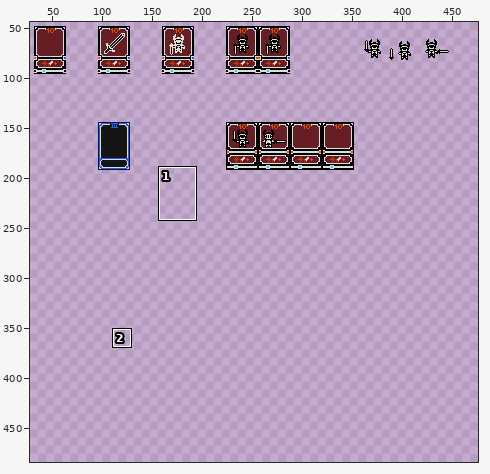
Pixel-art file -- DeathBros/Assets/Sprites/Aseprite/tarot concepts.aseprite. The first picture is a wide view before the edit; the outline marks the close-up.
Close-up. Old version:
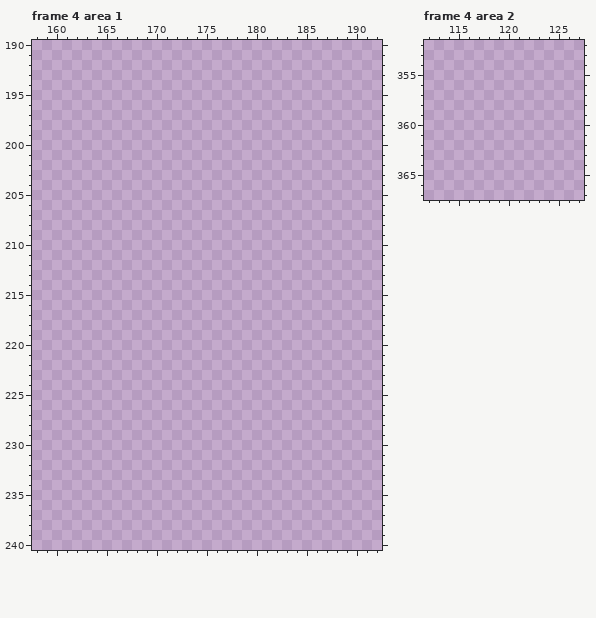
512x512 pixels, 4 frames. Shown: frame 4 area 1: x 158..192, y 190..240; frame 4 area 2: x 112..127, y 352..367. The wide view leaves out empty margins. The commit also changed other frames or places, which this record leaves out.
After the commit:
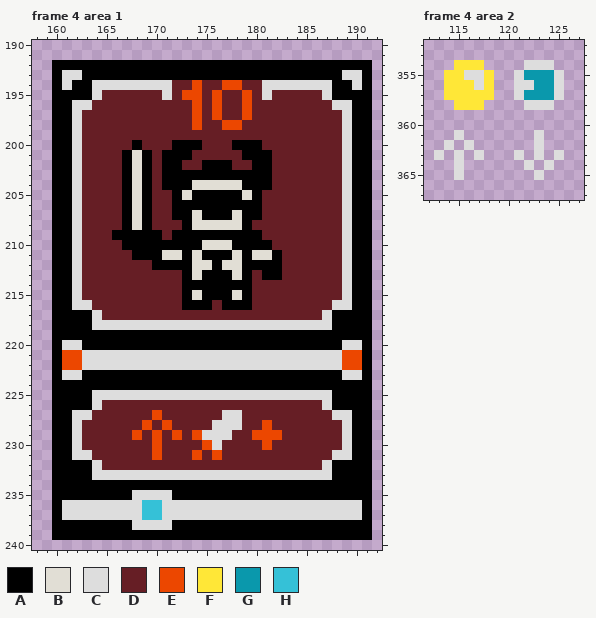
Palette (. is transparent): A #000000  B #e1ded5  C #dddddd  D #661e25  E #ec4700  F #ffe737  G #0a98ac  H #35c1d7
The edit:
--- frame 4 area 1
@@ x 158..192 @@
 191 ...................................
-192 ...................................
-193 ...................................
-194 ...................................
-195 ...................................
-196 ...................................
-197 ...................................
-198 ...................................
-199 ...................................
-200 ...................................
-201 ...................................
-202 ...................................
-203 ...................................
-204 ...................................
-205 ...................................
-206 ...................................
-207 ...................................
-208 ...................................
-209 ...................................
-210 ...................................
-211 ...................................
-212 ...................................
-213 ...................................
-214 ...................................
-215 ...................................
-216 ...................................
-217 ...................................
-218 ...................................
-219 ...................................
-220 ...................................
-221 ...................................
-222 ...................................
-223 ...................................
-224 ...................................
-225 ...................................
-226 ...................................
-227 ...................................
-228 ...................................
-229 ...................................
-230 ...................................
-231 ...................................
-232 ...................................
-233 ...................................
-234 ...................................
-235 ...................................
-236 ...................................
-237 ...................................
-238 ...................................
-239 ...................................
+192 ..AAAAAAAAAAAAAAAAAAAAAAAAAAAAAAAA.
+193 ..ACCAAAAAAAAAAAAAAAAAAAAAAAAAACCA.
+194 ..ACAACCCCCCCCDDEDDEEDDCCCCCCCAACA.
+195 ..AAAACDDDDDDCDEEDEDDEDCDDDDDCAAAA.
+196 ..AACCDDDDDDDDDDEDEDDEDDDDDDDDCCAA.
+197 ..AACDDDDDDDDDDDEDEDDEDDDDDDDDDCAA.
+198 ..AACDDDDDDDDDDDEDDEEDDDDDDDDDDCAA.
+199 ..AACDDDDDDDDDDDDDDDDDDDDDDDDDDCAA.
+200 ..AACDDDDDADDDAAADDDAAADDDDDDDDCAA.
+201 ..AACDDDDABADAAADDDDDAAADDDDDDDCAA.
+202 ..AACDDDDABADAADDAAADDAADDDDDDDCAA.
+203 ..AACDDDDABADAAAAAAAAAAADDDDDDDCAA.
+204 ..AACDDDDABADAAABBBBBAAADDDDDDDCAA.
+205 ..AACDDDDABADDABAAAAABADDDDDDDDCAA.
+206 ..AACDDDDABADDAAAAAAAAADDDDDDDDCAA.
+207 ..AACDDDDABADDAABAAABAADDDDDDDDCAA.
+208 ..AACDDDDABADDDABBBBBADDDDDDDDDCAA.
+209 ..AACDDDAAAAADAAAAAAAAADDDDDDDDCAA.
+210 ..AACDDDDAAAAAAAABBBAAAADDDDDDDCAA.
+211 ..AACDDDDDAAABBABAAABABBADDDDDDCAA.
+212 ..AACDDDDDDDAAAABBABBAAAADDDDDDCAA.
+213 ..AACDDDDDDDDDDABAAABADAADDDDDDCAA.
+214 ..AACDDDDDDDDDDAAAAAAADDDDDDDDDCAA.
+215 ..AACDDDDDDDDDDABAAABADDDDDDDDDCAA.
+216 ..AACCDDDDDDDDDAAADAAADDDDDDDDCCAA.
+217 ..AAAACDDDDDDDDDDDDDDDDDDDDDDCAAAA.
+218 ..AAAACCCCCCCCCCCCCCCCCCCCCCCCAAAA.
+219 ..AAAAAAAAAAAAAAAAAAAAAAAAAAAAAAAA.
+220 ..ACCAAAAAAAAAAAAAAAAAAAAAAAAAACCA.
+221 ..AEECCCCCCCCCCCCCCCCCCCCCCCCCCEEA.
+222 ..AEECCCCCCCCCCCCCCCCCCCCCCCCCCEEA.
+223 ..ACCAAAAAAAAAAAAAAAAAAAAAAAAAACCA.
+224 ..AAAAAAAAAAAAAAAAAAAAAAAAAAAAAAAA.
+225 ..AAAACCCCCCCCCCCCCCCCCCCCCCCCAAAA.
+226 ..AAAACDDDDDDDDDDDDDDDDDDDDDDCAAAA.
+227 ..AACCDDDDDDEDDDDDDCCDDDDDDDDDCCAA.
+228 ..AACDDDDDDEDEDDDDCCCDDEDDDDDDDCAA.
+229 ..AACDDDDDEDEDEDECCCDDEEEDDDDDDCAA.
+230 ..AACDDDDDDDEDDDDECDDDDEDDDDDDDCAA.
+231 ..AACCDDDDDDEDDDEDEDDDDDDDDDDDCCAA.
+232 ..AAAACDDDDDDDDDDDDDDDDDDDDDDCAAAA.
+233 ..AAAACCCCCCCCCCCCCCCCCCCCCCCCAAAA.
+234 ..AAAAAAAAAAAAAAAAAAAAAAAAAAAAAAAA.
+235 ..AAAAAAAACCCCAAAAAAAAAAAAAAAAAAAA.
+236 ..ACCCCCCCCHHCCCCCCCCCCCCCCCCCCCCA.
+237 ..ACCCCCCCCHHCCCCCCCCCCCCCCCCCCCCA.
+238 ..AAAAAAAACCCCAAAAAAAAAAAAAAAAAAAA.
+239 ..AAAAAAAAAAAAAAAAAAAAAAAAAAAAAAAA.
 240 ...................................
--- frame 4 area 2
@@ x 112..127 @@
 353 ................
-354 ................
-355 ................
-356 ................
-357 ................
-358 ................
+354 ...FFF....CCC...
+355 ..FFCCF..CGGGC..
+356 ..FFFCF..CCGGC..
+357 ..FFFFF..CGGGC..
+358 ...FFF....CCC...
 359 ................
 360 ................
-361 ................
-362 ................
-363 ................
-364 ................
-365 ................
+361 ...C.......C....
+362 ..C.C......C....
+363 .C.C.C...C.C.C..
+364 ...C......C.C...
+365 ...C.......C....
 366 ................
Where, in picture pixels (left, top, right, bottom), the same in both close-ups:
added: (52, 60, 372, 540)
added: (434, 60, 564, 180)
